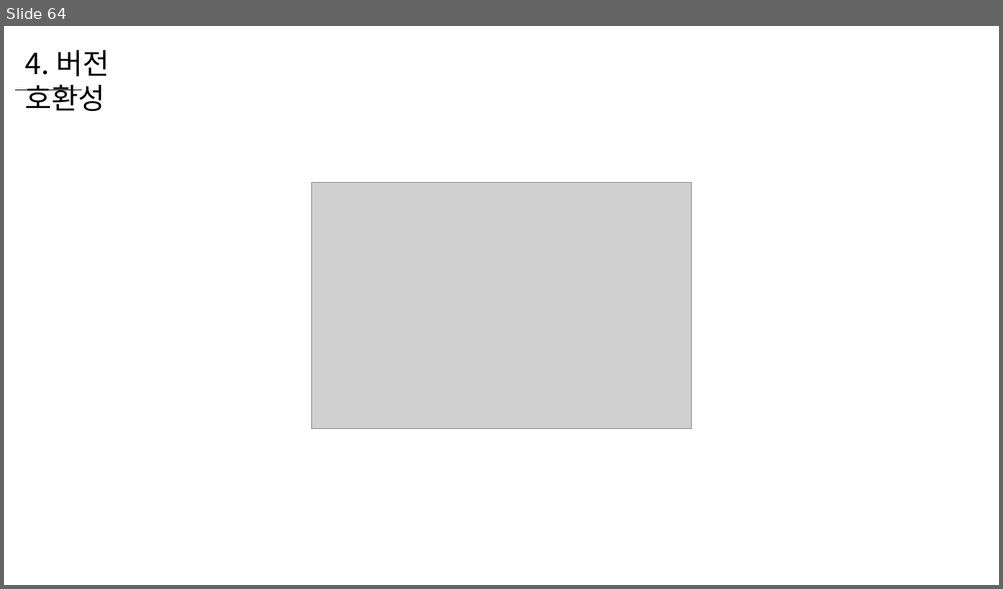
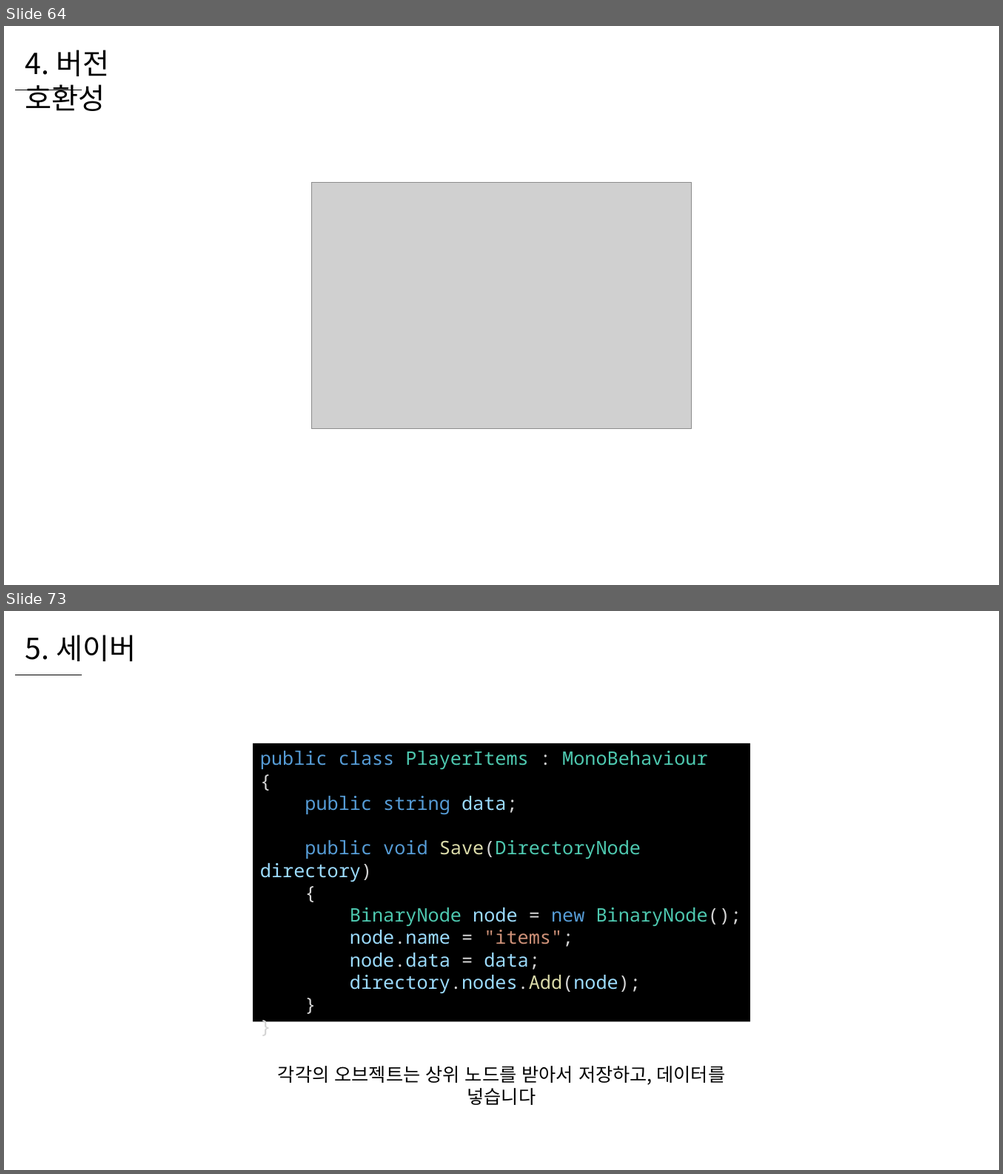
Before and after one commit to WooLyung/2022-Unity-Lecture, a slide deck: 5 - 데이터 관리 심화.pptx. Shown one above the other, each under a label of ours: slide 64 before the commit, slides 64 and 73 after it; the slides between them are not shown. The pictures are 1003x589 and 1003x1174 pixels, drawn with LibreOffice and Linux fonts; fonts in the diff are those of the drawing; grey boxes stand for pictures. Boxes give left, top, right and bottom in pixels: in the first picture for what was removed or moved away, otherwise in the second. Text is boxed around its words. In the diff, an @@ line names an element or a change of style, - is before the commit and + after.

```diff
--- a/5 - 데이터 관리 심화.pptx
+++ b/5 - 데이터 관리 심화.pptx
@@ slide 73 added at (x1=4, y1=611, x2=999, y2=1170), background #FFFFFF @@
@@ text added at (x1=25, y1=635, x2=136, y2=661), 28 pt, text #000000 @@
+5. 세이버
@@ line added from (14, 675) to (82, 675), #000000 0.5 pt @@
@@ rectangle added at (x1=253, y1=743, x2=750, y2=1022), fill #000000, 18 pt, text #4EC9B0 @@
+public class PlayerItems : MonoBehaviour
+{
+public string data;
+public void Save(DirectoryNode directory)
+{
+BinaryNode node = new BinaryNode();
+node.name = "items";
+node.data = data;
+directory.nodes.Add(node);
+}
+}
@@ text added at (x1=278, y1=1066, x2=725, y2=1105), 18 pt, text #000000 @@
+각각의 오브젝트는 상위 노드를 받아서 저장하고, 데이터를 넣습니다
```
Also in this commit, not shown: 2 slides changed, 16 other slides added.
